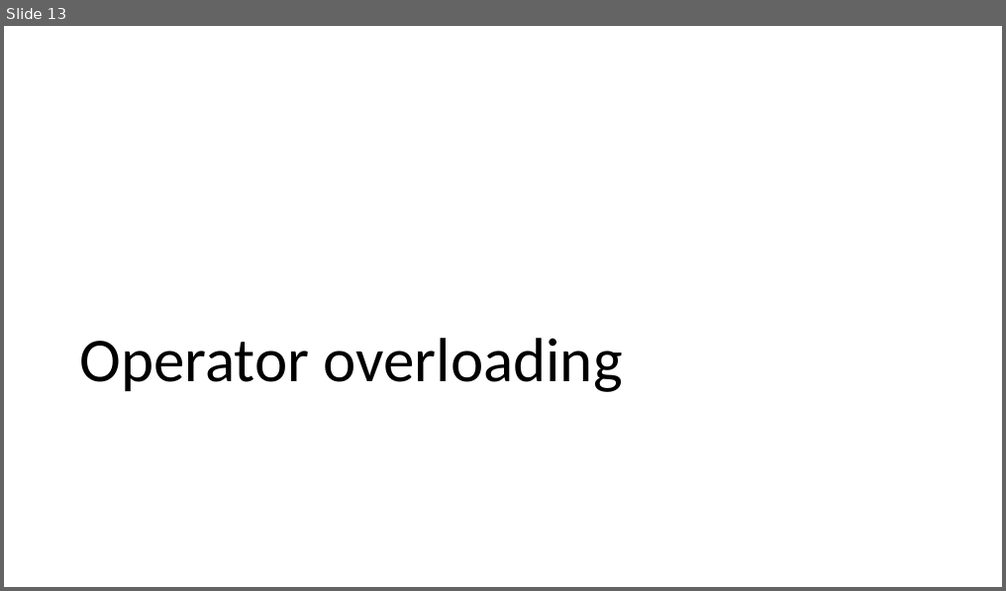
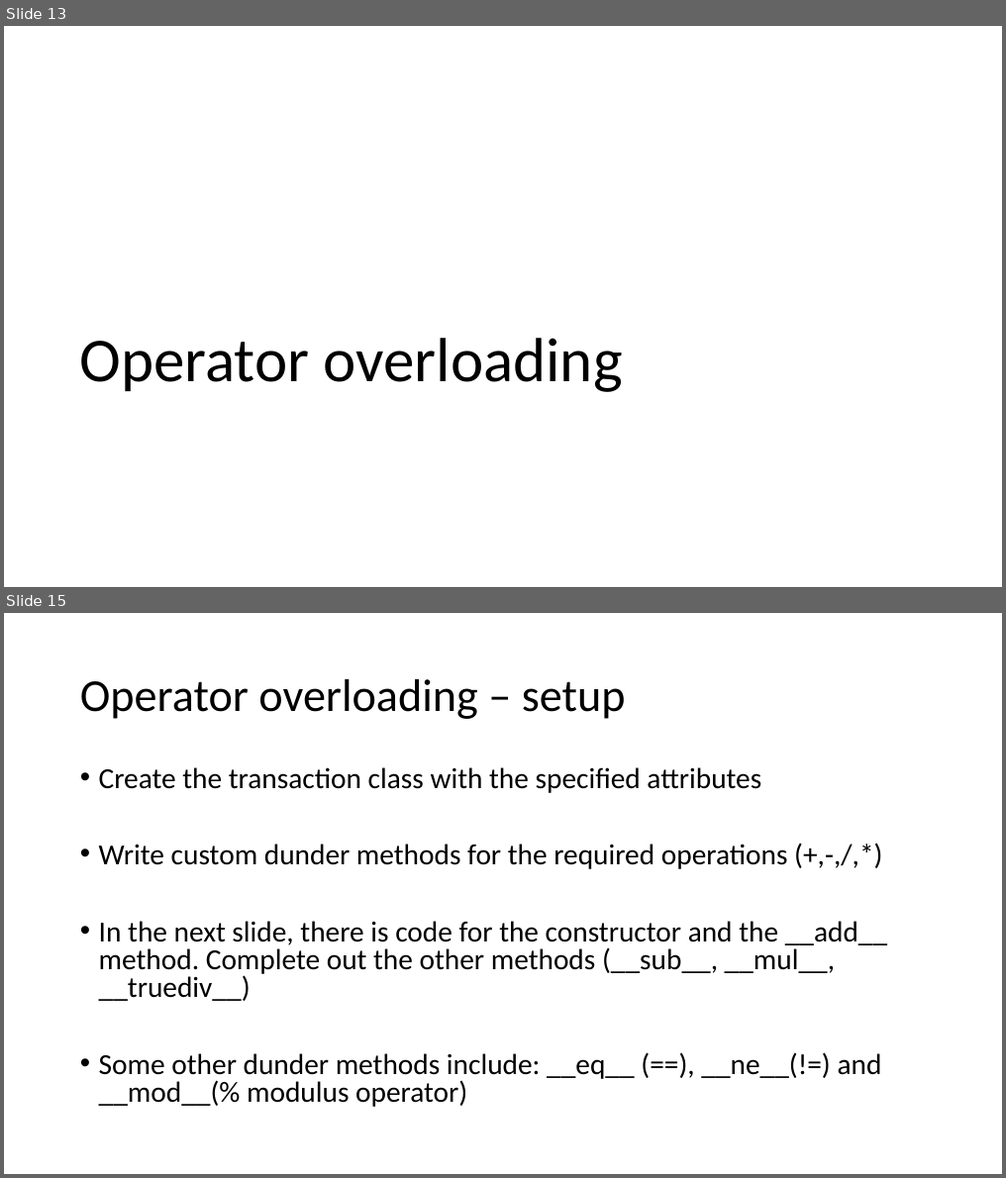
Before and after one commit to Nguh-Prince/Introduction-to-Flask-and-Django, a slide deck: slides/Practical Exercise 2 - construction and destruction techniques, operator overloading.pptx. Shown one above the other, each under a label of ours: slide 13 before the commit, slides 13 and 15 after it; the slides between them are not shown. The pictures are 1006x591 and 1006x1178 pixels, drawn with LibreOffice and Linux fonts; fonts in the diff are those of the drawing. Boxes give left, top, right and bottom in pixels: in the first picture for what was removed or moved away, otherwise in the second. Text is boxed around its words. In the diff, an @@ line names an element or a change of style, - is before the commit and + after.

```diff
--- a/slides/Practical Exercise 2 - construction and destruction techniques, operator overloading.pptx
+++ b/slides/Practical Exercise 2 - construction and destruction techniques, operator overloading.pptx
@@ slide 15 added at <box>4,613,1002,1174</box>, background #FFFFFF @@
@@ title added at <box>80,679,626,719</box>, 44 pt, text #000000 @@
+Operator overloading – setup
@@ text added at <box>99,767,887,1107</box>, 28 pt, text #000000 @@
+• Create the transaction class with the specified attributes
+• Write custom dunder methods for the required operations (+,-,/,*)
+• In the next slide, there is code for the constructor and the __add__ method. Complete out the other methods (__sub__, __mul__, __truediv__)
+• Some other dunder methods include: __eq__ (==), __ne__(!=) and __mod__(% modulus operator)
```
Also in this commit, not shown: 2 other slides added, 1 other file.
